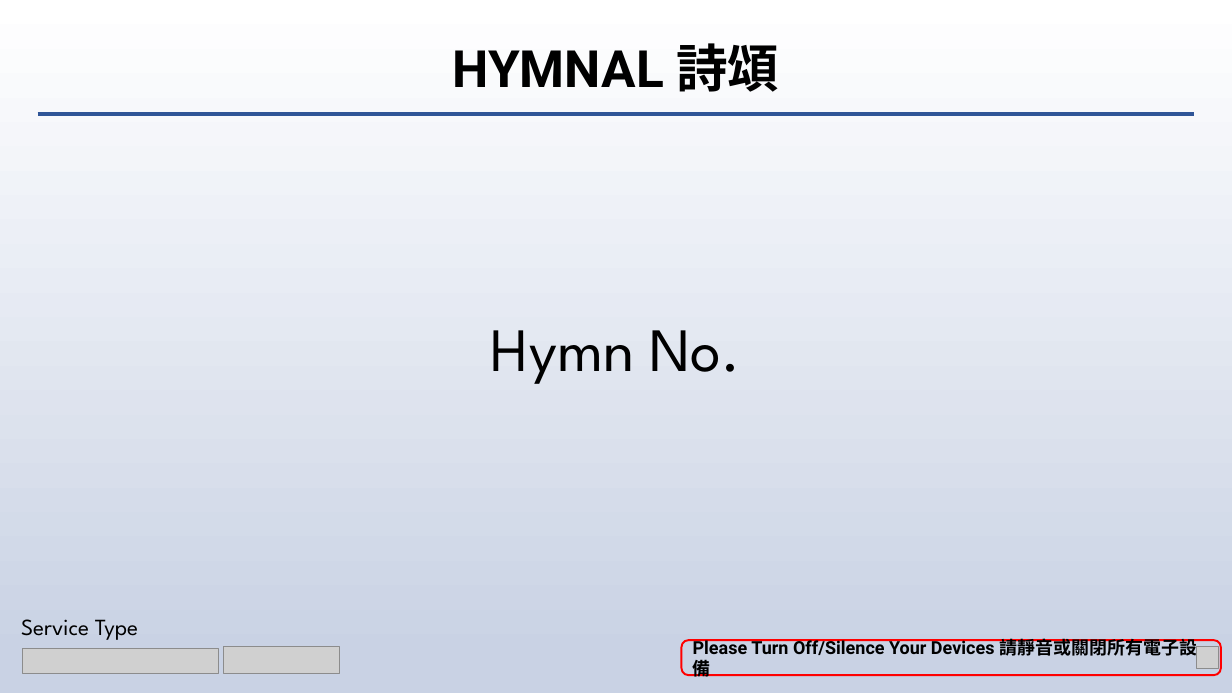
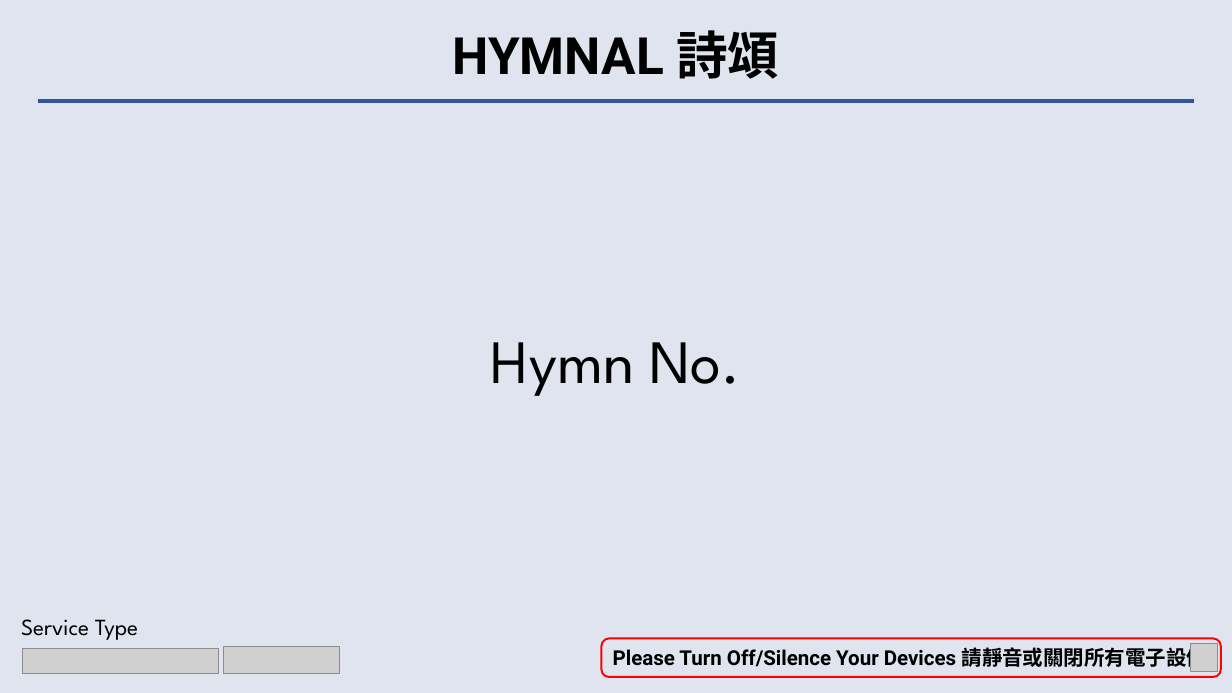
Before and after one commit to calebchanwy/tjc-powerpoint, a slide deck: slide 5 of TJCPowerPoint/Resources/ServiceWidescreen.pptx. Drawn at 1232x693 pixels with LibreOffice and Linux fonts; fonts in the diff are those of the drawing; grey boxes stand for pictures. Boxes give left, top, right and bottom in pixels: in the first picture for what was removed or moved away, otherwise in the second. Text is boxed around its words. In the diff, an @@ line names an element or a change of style, - is before the commit and + after.

Commit message:
22/01/23 Design Adjustments to .pptx

```diff
--- a/TJCPowerPoint/Resources/ServiceWidescreen.pptx
+++ b/TJCPowerPoint/Resources/ServiceWidescreen.pptx
@@ background gradient #FFFFFF to #C9D2E4 to #DFE4EF @@
@@ text "HYMNAL 詩頌": place and size @@
-text "HYMNAL 詩頌" at (453,43,780,92)
+text "HYMNAL 詩頌" at (453,30,780,79)
@@ line moved from (38, 114) - (1195, 114) to (38, 101) - (1195, 101) @@
@@ text "Hymn No.": place and size @@
-text "Hymn No." at (491,330,741,384)
+text "Hymn No." at (491,342,741,396)
@@ rounded rectangle "Please Turn Off/Silence Your Devices ...": place and size @@
-rounded rectangle "Please Turn Off/Silence Your Devices ..." at (682,640,1222,676)
+rounded rectangle "Please Turn Off/Silence Your Devices ..." at (602,639,1221,677)
@@ rounded rectangle "Please Turn Off/Silence Your Devices ..." at (602,639,1221,677): size 14 to 16 pt @@
@@ picture: place and size @@
-picture at (1197,646,1218,668)
+picture at (1191,644,1218,672)
```
Also in this commit, not shown: 10 other slides changed, 18 other files.
